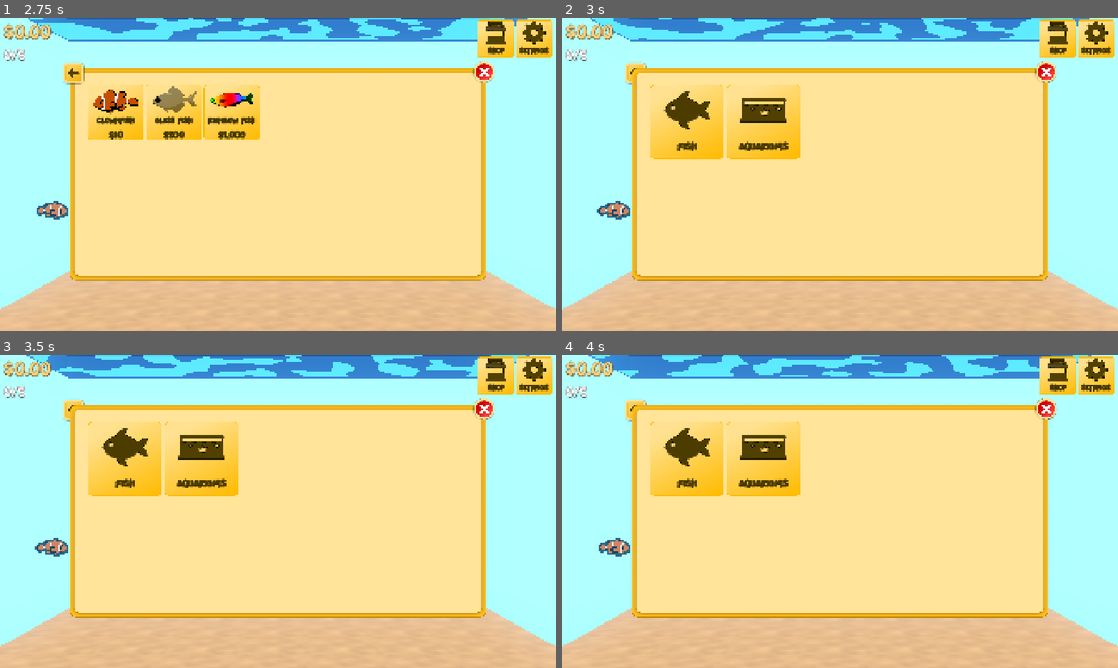
Above: before the commit, frames 1-4 (two rows, left to right).
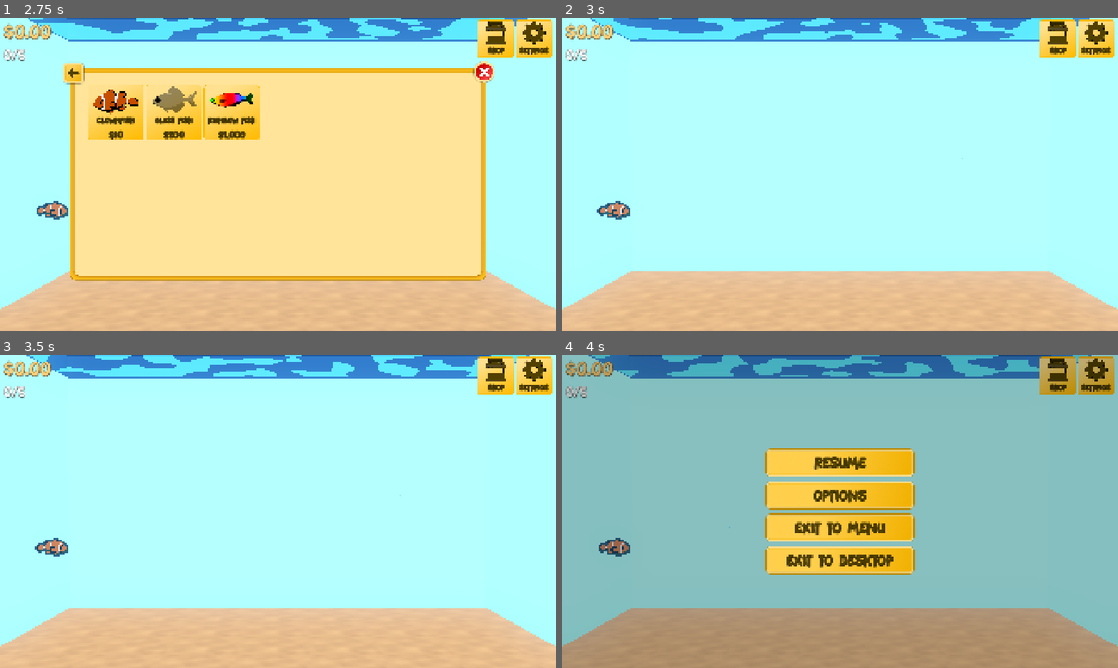
Above: after the commit, the same moments.

Repository: AyyBee123/Fish-Incremental-Game
Game: Godot game, scene res://Scenes/Aquarium/aquarium.tscn
Two runs of this game, one before a commit and one after it. Both use one fixed random seed, a clock stepped at 60 frames per second and the inputs below.
Inputs (mouse positions are in pixels of both pictures, inside the frame that each line leads up to):
- Up to frame 1 (2.75 s): click "Shop" at 0.5 s; click "Settings" at 1.25 s; click "Fish" at 2 s
- Up to frame 2 (3 s): move the mouse to (962, 158) at 2.77 s; hold S (shop) from 2.78 s (still down)
- Up to frame 3 (3.5 s): keep holding S (shop)
- Up to frame 4 (4 s): move the mouse to (728, 527) at 3.52 s; release S (shop) at 3.53 s; hold Escape (back) from 3.53 s (still down); click (728, 527) at 3.6 s; tap S (shop) at 3.77, 3.8 s

Frame 1 is identical in both runs. In frame 2, 51% of the frame differs, in the area x 11-89%, y 13-84%; in frame 3, 51%; in frame 4, 99%, in the area x 0-100%, y 0-100%.

Commit message:
added settings menu

Diff:
--- /dev/null
+++ b/Assets/Themes/menu_button.tres
@@ -0,0 +1,19 @@
+[gd_resource type="Theme" format=3 uid="uid://gi2chdn18cyi"]
+
+[ext_resource type="Texture2D" uid="uid://44y5jx4criat" path="res://Assets/UI/Menu Button.png" id="1_bw2x3"]
+[ext_resource type="Texture2D" uid="uid://bnubprmrwmmb1" path="res://Assets/UI/Menu Button Hover.png" id="1_byu3k"]
+[ext_resource type="Texture2D" uid="uid://c12x1syyw7pb4" path="res://Assets/UI/Menu Button Pressed.png" id="3_2240i"]
+
+[sub_resource type="StyleBoxTexture" id="StyleBoxTexture_p46qs"]
+texture = ExtResource("1_byu3k")
+
+[sub_resource type="StyleBoxTexture" id="StyleBoxTexture_t7dv4"]
+texture = ExtResource("1_bw2x3")
+
+[sub_resource type="StyleBoxTexture" id="StyleBoxTexture_ygnii"]
+texture = ExtResource("3_2240i")
+
+[resource]
+Button/styles/hover = SubResource("StyleBoxTexture_p46qs")
+Button/styles/normal = SubResource("StyleBoxTexture_t7dv4")
+Button/styles/pressed = SubResource("StyleBoxTexture_ygnii")
--- a/Scenes/UI/settings.tscn
+++ b/Scenes/UI/settings.tscn
@@ -1,8 +1,11 @@
 [gd_scene format=3 uid="uid://cneiimxcqdkrc"]
 
 [ext_resource type="Script" uid="uid://dmar3j0wnus1k" path="res://Scripts/UI/settings.gd" id="1_owiy1"]
+[ext_resource type="Theme" uid="uid://gi2chdn18cyi" path="res://Assets/Themes/menu_button.tres" id="2_ma1v7"]
+[ext_resource type="FontFile" uid="uid://cktsncv23dr1s" path="res://Fonts/Font.ttf" id="3_p46qs"]
 
 [node name="Settings" type="Control" unique_id=432695705]
+z_index = 10
 layout_mode = 3
 anchors_preset = 15
 anchor_right = 1.0
@@ -19,3 +22,122 @@
 grow_horizontal = 2
 grow_vertical = 2
 color = Color(0, 0, 0, 0.2509804)
+
+[node name="VBoxContainer" type="VBoxContainer" parent="." unique_id=1834335889]
+layout_mode = 1
+anchors_preset = 13
+anchor_left = 0.5
+anchor_right = 0.5
+anchor_bottom = 1.0
+offset_left = -256.0
+offset_right = 256.0
+grow_horizontal = 2
+grow_vertical = 2
+mouse_filter = 2
+theme_override_constants/separation = 16
+alignment = 1
+
+[node name="ResumeButton" type="Button" parent="VBoxContainer" unique_id=948485022]
+custom_minimum_size = Vector2(512, 96)
+custom_maximum_size = Vector2(512, 96)
+layout_mode = 2
+theme = ExtResource("2_ma1v7")
+
+[node name="Label" type="Label" parent="VBoxContainer/ResumeButton" unique_id=625794549]
+layout_mode = 1
+anchors_preset = 15
+anchor_right = 1.0
+anchor_bottom = 1.0
+grow_horizontal = 2
+grow_vertical = 2
+theme_override_colors/font_color = Color(0.31851014, 0.25184473, 4.813075e-08, 1)
+theme_override_colors/font_shadow_color = Color(0, 0, 0, 0.5019608)
+theme_override_constants/shadow_offset_x = 1
+theme_override_constants/shadow_offset_y = 2
+theme_override_constants/outline_size = 2
+theme_override_constants/shadow_outline_size = 1
+theme_override_fonts/font = ExtResource("3_p46qs")
+theme_override_font_sizes/font_size = 48
+text = "Resume"
+horizontal_alignment = 1
+vertical_alignment = 1
+
+[node name="Options" type="Button" parent="VBoxContainer" unique_id=16764367]
+custom_minimum_size = Vector2(512, 96)
+custom_maximum_size = Vector2(512, 96)
+layout_mode = 2
+theme = ExtResource("2_ma1v7")
+
+[node name="Label" type="Label" parent="VBoxContainer/Options" unique_id=1626571771]
+layout_mode = 1
+anchors_preset = 15
+anchor_right = 1.0
+anchor_bottom = 1.0
+grow_horizontal = 2
+grow_vertical = 2
+theme_override_colors/font_color = Color(0.31851014, 0.25184473, 4.813075e-08, 1)
+theme_override_colors/font_shadow_color = Color(0, 0, 0, 0.5019608)
+theme_override_constants/shadow_offset_x = 1
+theme_override_constants/shadow_offset_y = 2
+theme_override_constants/outline_size = 2
+theme_override_constants/shadow_outline_size = 1
+theme_override_fonts/font = ExtResource("3_p46qs")
+theme_override_font_sizes/font_size = 48
+text = "Options"
+horizontal_alignment = 1
+vertical_alignment = 1
+
+[node name="ExitToMenu" type="Button" parent="VBoxContainer" unique_id=1438647551]
+custom_minimum_size = Vector2(512, 96)
+custom_maximum_size = Vector2(512, 96)
+layout_mode = 2
+theme = ExtResource("2_ma1v7")
+
+[node name="Label" type="Label" parent="VBoxContainer/ExitToMenu" unique_id=1860422635]
+layout_mode = 1
+anchors_preset = 15
+anchor_right = 1.0
+anchor_bottom = 1.0
+grow_horizontal = 2
+grow_vertical = 2
+theme_override_colors/font_color = Color(0.31851014, 0.25184473, 4.813075e-08, 1)
+theme_override_colors/font_shadow_color = Color(0, 0, 0, 0.5019608)
+theme_override_constants/shadow_offset_x = 1
+theme_override_constants/shadow_offset_y = 2
+theme_override_constants/outline_size = 2
+theme_override_constants/shadow_outline_size = 1
+theme_override_fonts/font = ExtResource("3_p46qs")
+theme_override_font_sizes/font_size = 48
+text = "Exit to Menu"
+horizontal_alignment = 1
+vertical_alignment = 1
+
+[node name="ExitToDesktop" type="Button" parent="VBoxContainer" unique_id=356444650]
+custom_minimum_size = Vector2(512, 96)
+custom_maximum_size = Vector2(512, 96)
+layout_mode = 2
+theme = ExtResource("2_ma1v7")
+
+[node name="Label" type="Label" parent="VBoxContainer/ExitToDesktop" unique_id=1171510998]
+layout_mode = 1
+anchors_preset = 15
+anchor_right = 1.0
+anchor_bottom = 1.0
+grow_horizontal = 2
+grow_vertical = 2
+theme_override_colors/font_color = Color(0.31851014, 0.25184473, 4.813075e-08, 1)
+theme_override_colors/font_shadow_color = Color(0, 0, 0, 0.5019608)
+theme_override_constants/shadow_offset_x = 1
+theme_override_constants/shadow_offset_y = 2
+theme_override_constants/outline_size = 2
+theme_override_constants/shadow_outline_size = 1
+theme_override_fonts/font = ExtResource("3_p46qs")
+theme_override_font_sizes/font_size = 48
+text = "Exit to Desktop"
+horizontal_alignment = 1
+vertical_alignment = 1
+
+[connection signal="pressed" from="VBoxContainer/ResumeButton" to="." method="_on_resume_button_pressed"]
+[connection signal="pressed" from="VBoxContainer/Options" to="." method="_on_options_pressed"]
+[connection signal="pressed" from="VBoxContainer/ExitToMenu" to="." method="_on_exit_to_menu_pressed"]
+[connection signal="pressed" from="VBoxContainer/ExitToDesktop" to="." method="_on_exit_to_desktop_pressed"]
--- a/Scripts/Aquarium/aquarium_ui.gd
+++ b/Scripts/Aquarium/aquarium_ui.gd
@@ -3,6 +3,7 @@
 @export var aquarium: Aquarium
 
 var current_shop: Shop
+var current_settings: Settings
 
 
 func _unhandled_input(event: InputEvent) -> void:
@@ -13,13 +14,17 @@
 			open_shop()
 		accept_event()
 	if event.is_action_pressed("back"):
-		close_shop()
+		if current_shop:
+			close_shop()
+		else:
+			open_settings()
 		accept_event()
 
 
 func open_shop() -> void:
 	if current_shop: return
 	var shop: Shop = Preloads.SHOP.instantiate()
+	current_shop = shop
 	add_child(shop)
 
 
@@ -28,9 +33,21 @@
 		current_shop.queue_free()
 
 
+func open_settings() -> void:
+	if current_settings: return
+	var settings: Settings = Preloads.SETTINGS.instantiate()
+	current_settings = settings
+	add_child(settings)
+
+
+func close_settings() -> void:
+	if current_settings:
+		current_shop.queue_free()
+
+
 func _on_shop_button_pressed() -> void:
 	open_shop()
 
 
 func _on_settings_button_pressed() -> void:
-	pass # Replace with function body.
+	open_settings()
--- a/Scripts/Globals/preloads.gd
+++ b/Scripts/Globals/preloads.gd
@@ -8,3 +8,4 @@
 const SHOP_FISH_BUTTON = preload("uid://cmc3hvv5acdtu")
 const SHOP_AQUARIUM_BUTTON = preload("uid://dsqb335e0kl8d")
 const AQUARIUM_BUTTON = preload("uid://h2bqmq0fnk3i")
+const SETTINGS = preload("uid://cneiimxcqdkrc")
--- a/Scripts/UI/settings.gd
+++ b/Scripts/UI/settings.gd
@@ -1 +1,25 @@
+class_name Settings
 extends Control
+
+
+func _on_resume_button_pressed() -> void:
+	queue_free()
+
+
+func _on_options_pressed() -> void:
+	pass
+
+
+func _on_exit_to_menu_pressed() -> void:
+	pass
+
+
+func _on_exit_to_desktop_pressed() -> void:
+	SaveManager.save_game()
+	get_tree().quit()
+
+
+func _unhandled_input(event: InputEvent) -> void:
+	if event.is_action_pressed("back"):
+		queue_free()
+		accept_event()
